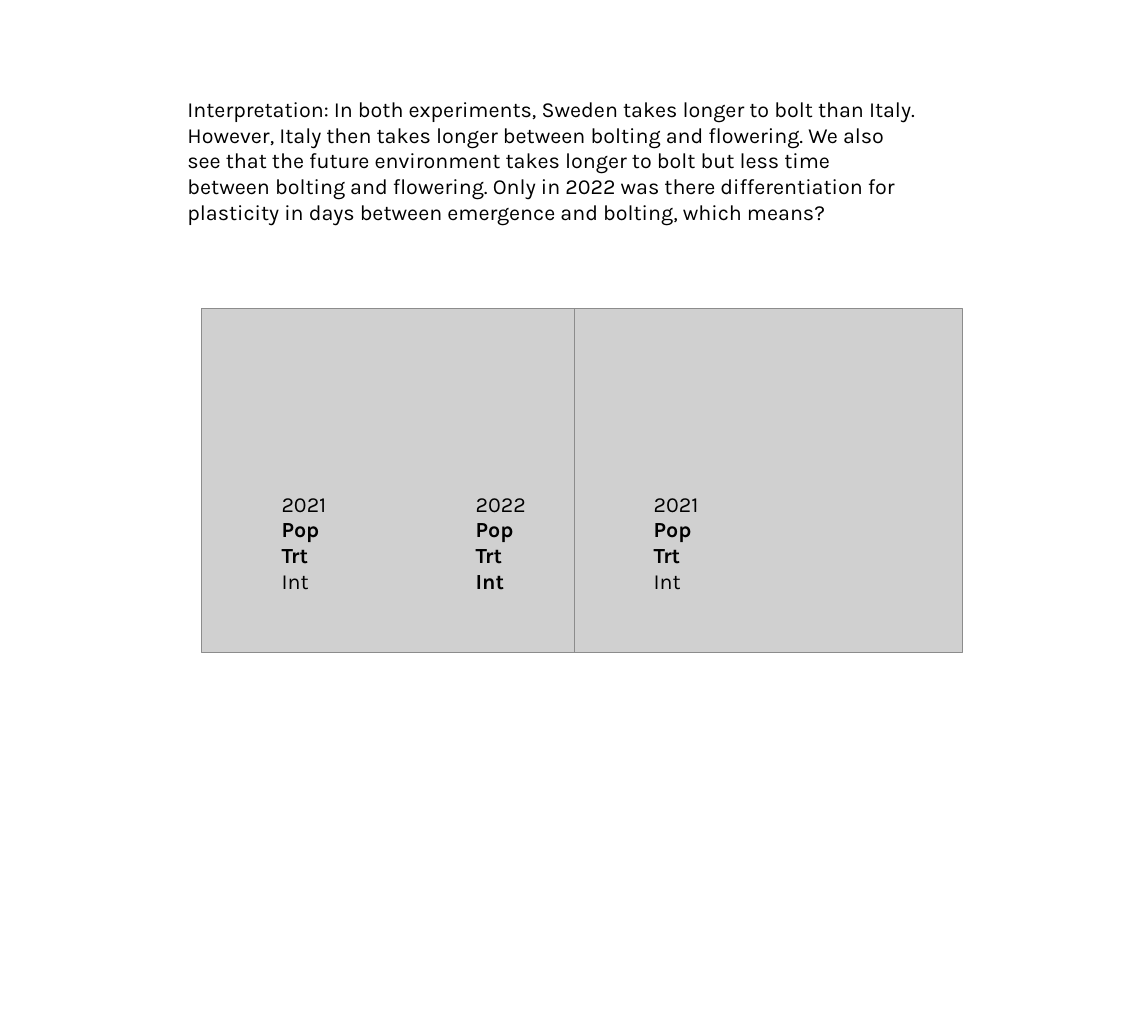
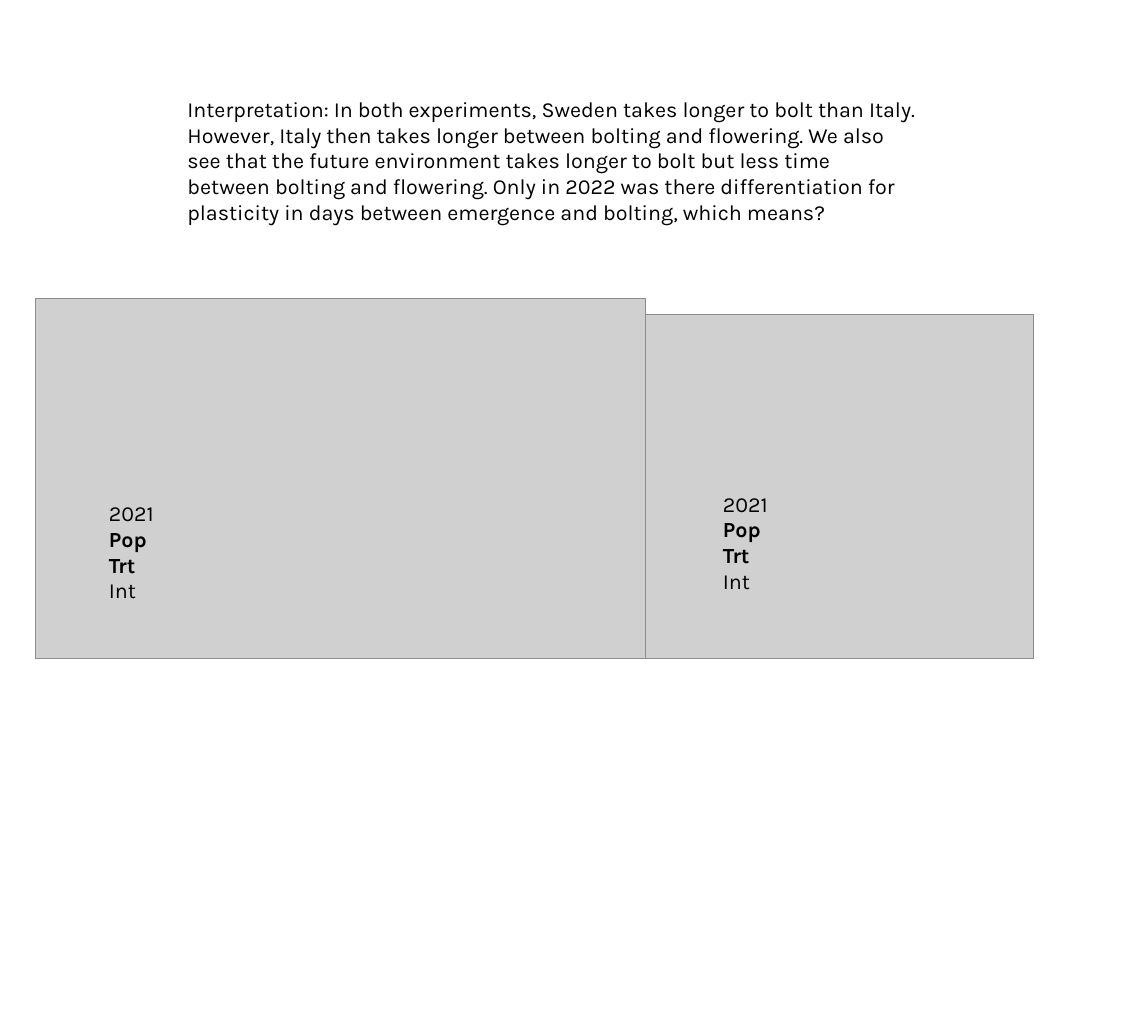
Before and after one commit to sfbuysse/SW_IT_PopDiffPlasticity, a slide deck: slide 1 of figures/AllRxnNorms.pptx. Drawn at 1148x1033 pixels with LibreOffice and Linux fonts; fonts in the diff are those of the drawing; grey boxes stand for pictures. Boxes give left, top, right and bottom in pixels: in the first picture for what was removed or moved away, otherwise in the second. Text is boxed around its words. In the diff, an @@ line names an element or a change of style, - is before the commit and + after.

```diff
--- a/figures/AllRxnNorms.pptx
+++ b/figures/AllRxnNorms.pptx
@@ picture: place and size @@
-picture at [202,308,574,653]
+picture at [35,299,645,659]
@@ picture: place and size @@
-picture at [574,308,963,653]
+picture at [645,314,1033,659]
@@ text "2021": place and size @@
-text "2021" at [282,498,327,590]
+text "2021" at [109,507,154,599]
@@ text removed at [476,498,526,590] @@
-2022
-Pop
-Trt
-Int
@@ text "2021": place and size @@
-text "2021" at [654,498,699,590]
+text "2021" at [723,498,768,590]
```
Also in this commit, not shown: 4 other files.
